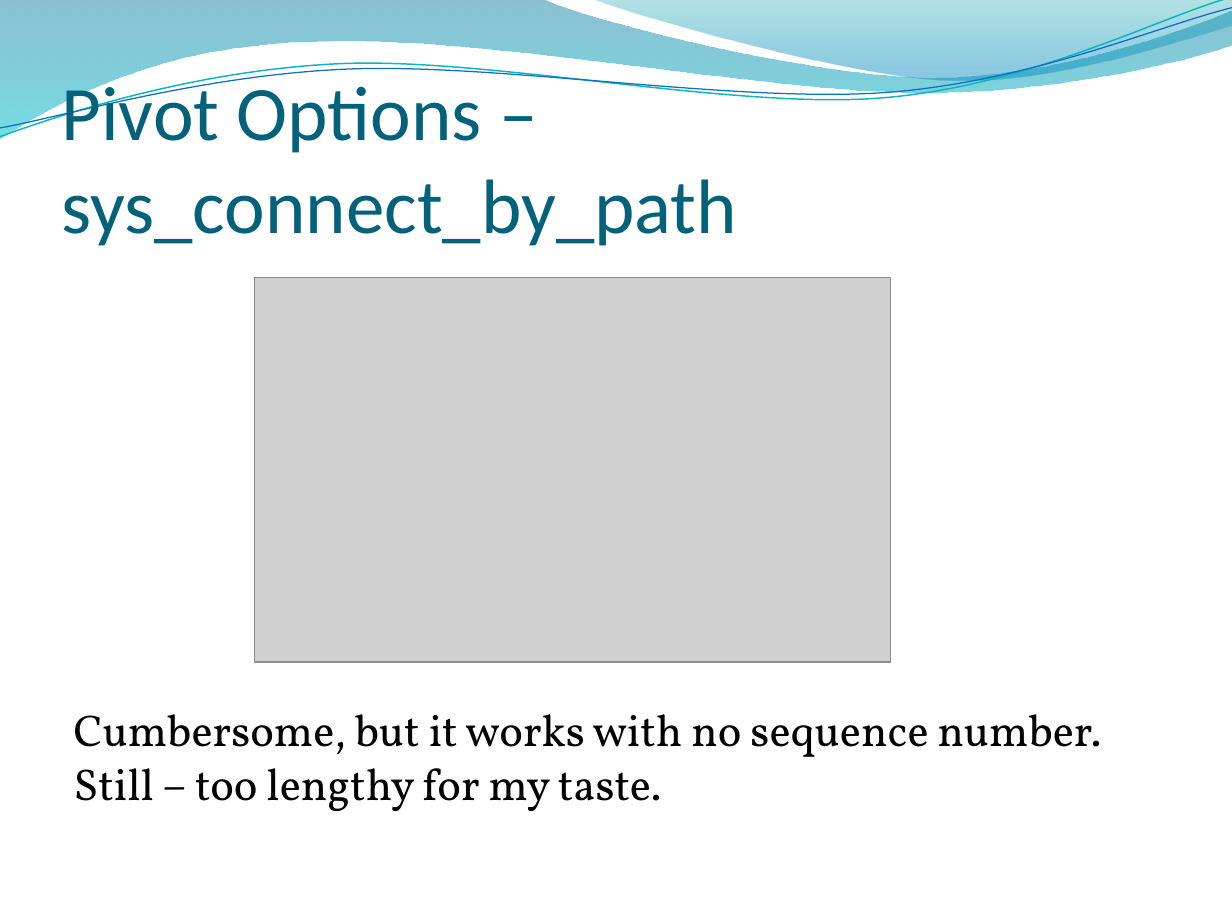
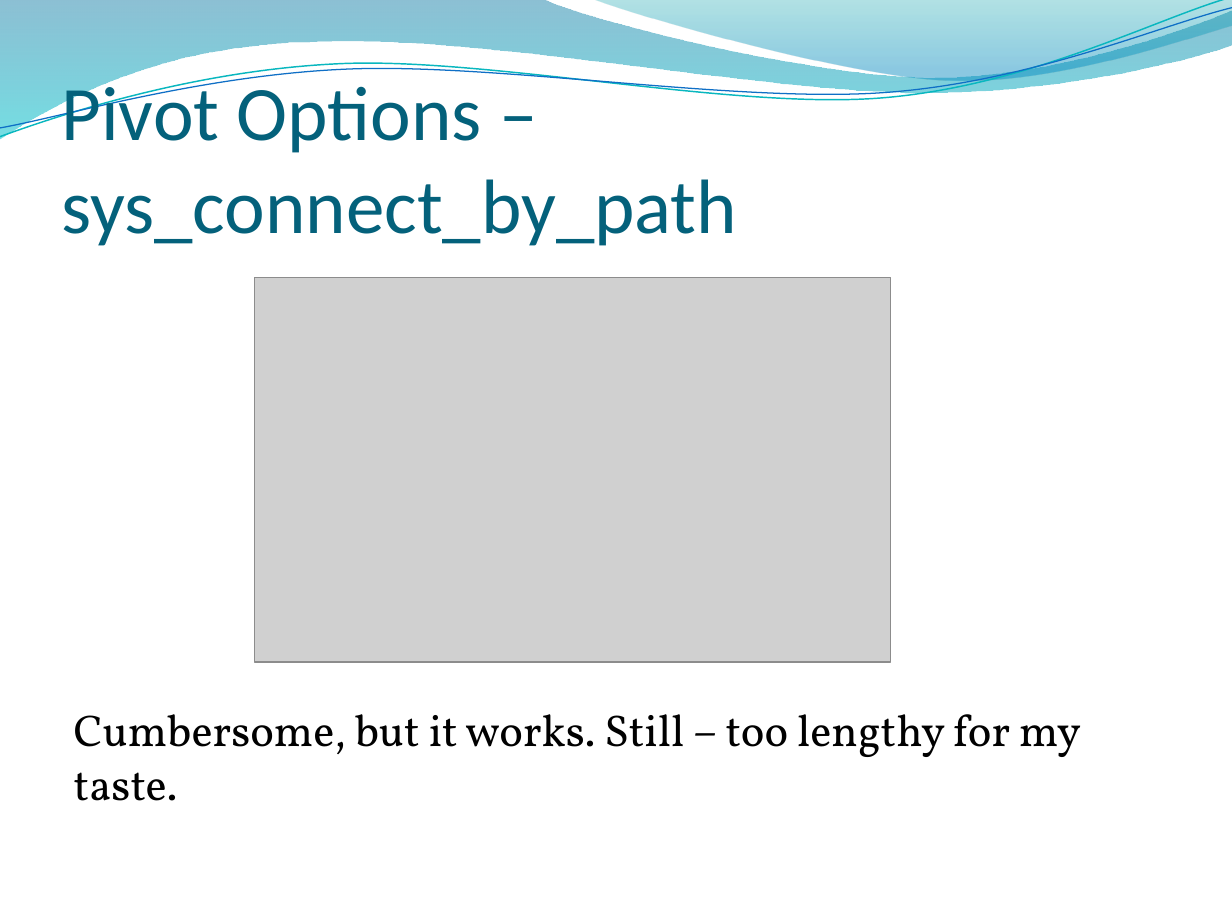
Before and after one commit to fleetmack/cccs, a slide deck: slide 3 of Presentations/ELive_2016/listagg_v2.pptx. Drawn at 1232x924 pixels with LibreOffice and Linux fonts; fonts in the diff are those of the drawing; grey boxes stand for pictures; background and template pictures are left out. Boxes give left, top, right and bottom in pixels: in the first picture for what was removed or moved away, otherwise in the second. Text is boxed around its words. In the diff, an @@ line names an element or a change of style, - is before the commit and + after.

```diff
--- a/Presentations/ELive_2016/listagg_v2.pptx
+++ b/Presentations/ELive_2016/listagg_v2.pptx
@@ text at (x1=74, y1=714, x2=1081, y2=801): text changed @@
-Cumbersome, but it works with no sequence number. Still – too lengthy for my taste.
+Cumbersome, but it works. Still – too lengthy for my taste.
```
Also in this commit, not shown: 1 other slide changed.
